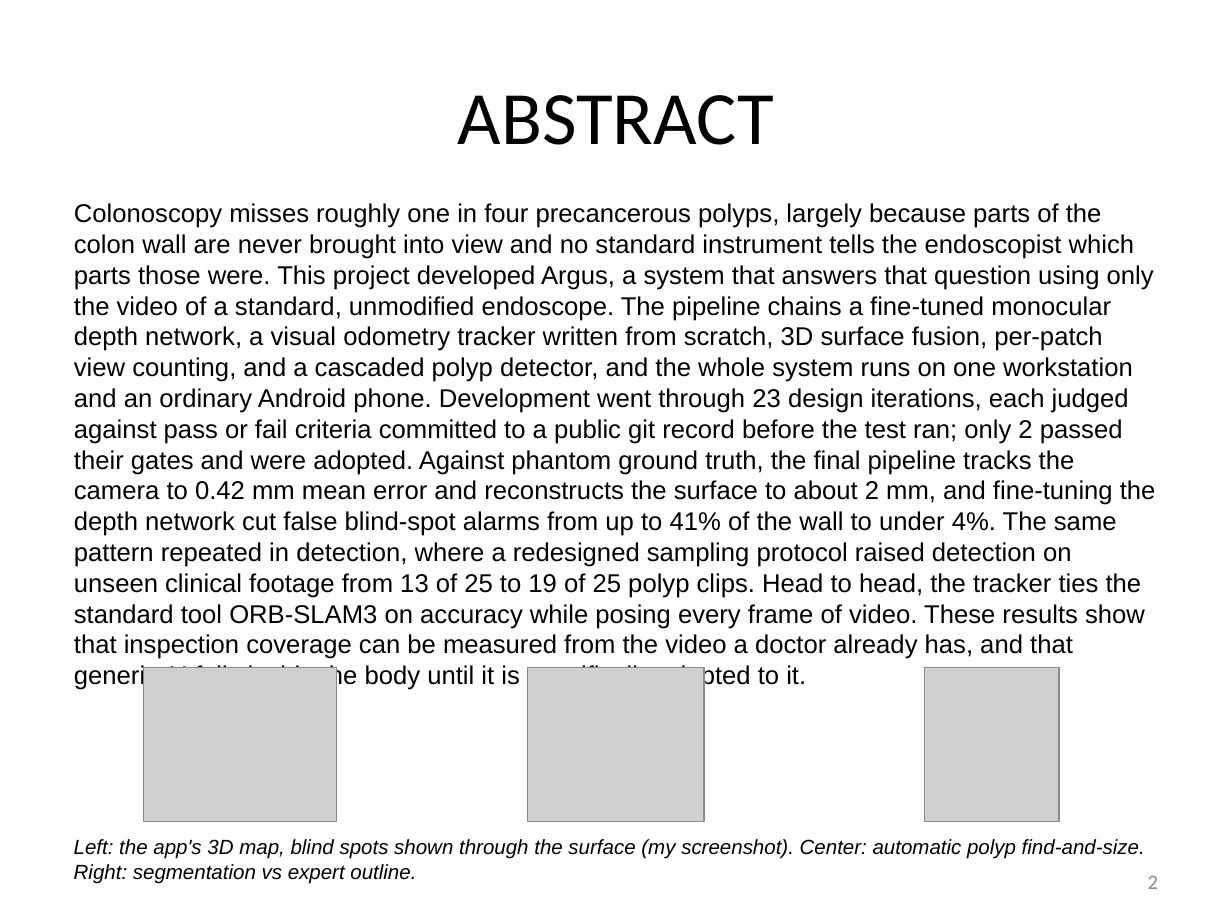
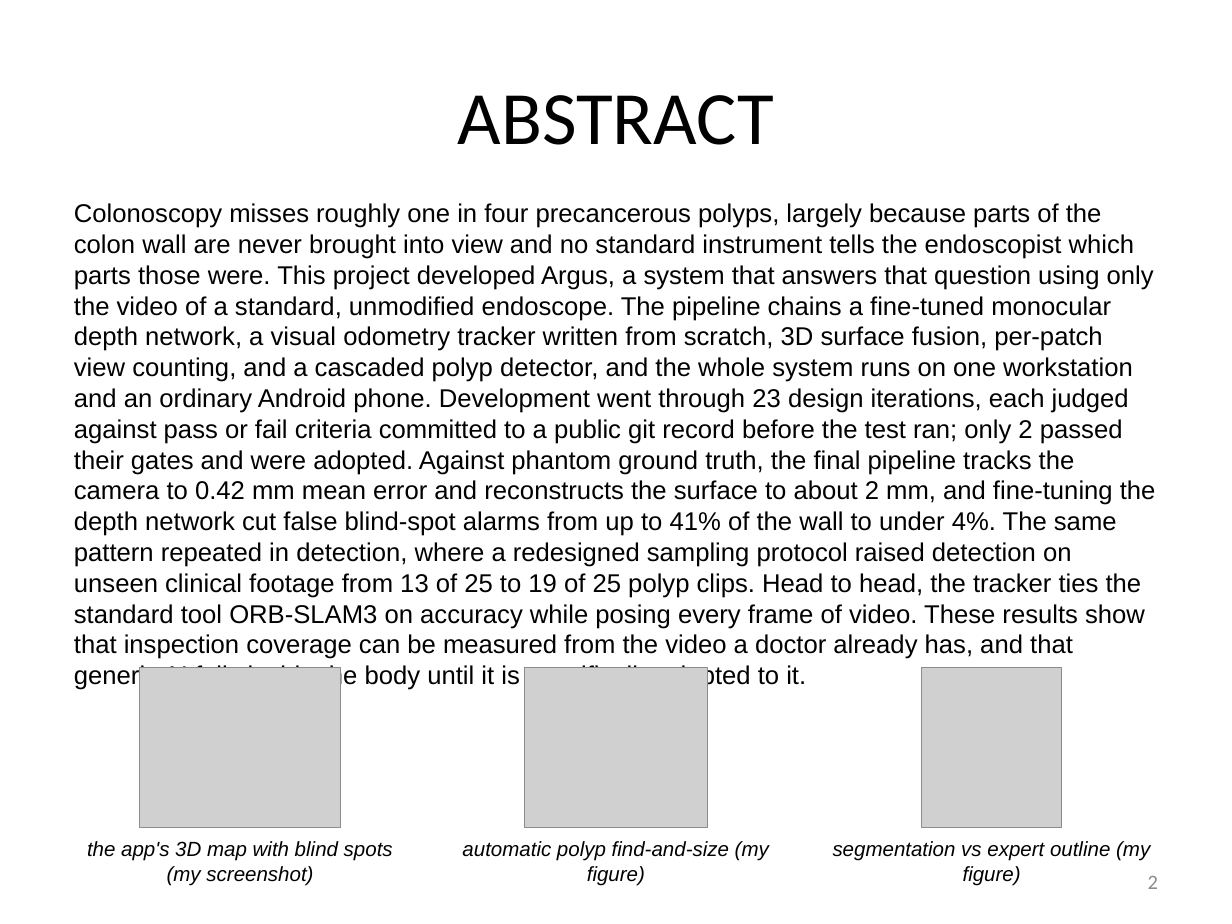
Before and after one commit to bluMoonx/EndoscopicMonocularSLAM, a slide deck: slide 2 of presentation/Argus_GSDSEF_2027_Digital_Presentation.pptx. Drawn at 1232x924 pixels with LibreOffice and Linux fonts; fonts in the diff are those of the drawing; grey boxes stand for pictures. Boxes give left, top, right and bottom in pixels: in the first picture for what was removed or moved away, otherwise in the second. Text is boxed around its words. In the diff, an @@ line names an element or a change of style, - is before the commit and + after.

Commit message:
Deck captions: one short caption under each image, no combined Left/Center/Right lines
Each figure now carries its own centered caption directly beneath it,
at the template minimum of Arial 12, and the figures grew into the
space the shared caption rows used to occupy. All twelve slides
re-rendered and checked; template validation passes.

```diff
--- a/presentation/Argus_GSDSEF_2027_Digital_Presentation.pptx
+++ b/presentation/Argus_GSDSEF_2027_Digital_Presentation.pptx
@@ picture: place and size @@
-picture at (144,668,338,822)
+picture at (139,668,340,828)
@@ picture: place and size @@
-picture at (527,668,703,822)
+picture at (525,668,708,828)
@@ picture: place and size @@
-picture at (924,668,1058,822)
+picture at (922,668,1061,828)
@@ text added at (87,841,393,886), 12 pt, text #000000, italic @@
+the app's 3D map with blind spots (my screenshot)
@@ text at (462,841,769,886): text changed @@
-Left: the app's 3D map, blind spots shown through the surface (my screenshot). Center: automatic polyp find-and-size. Right: segmentation vs expert outline.
+automatic polyp find-and-size (my figure)
@@ text added at (833,841,1150,886), 12 pt, text #000000, italic @@
+segmentation vs expert outline (my figure)
```
Also in this commit, not shown: 8 other slides changed, 1 other file.
